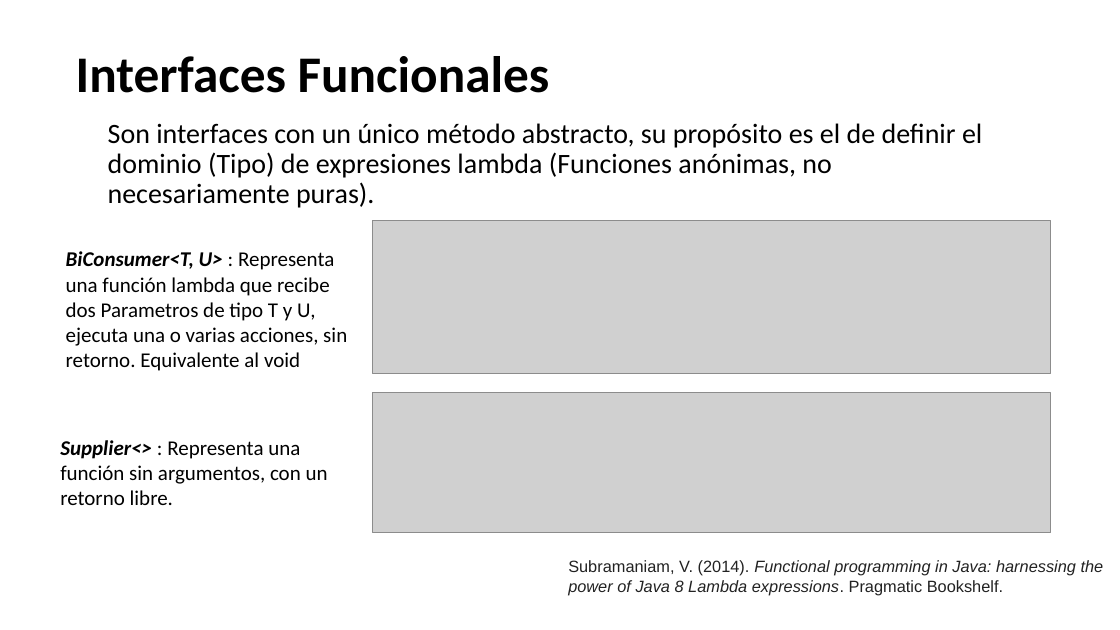
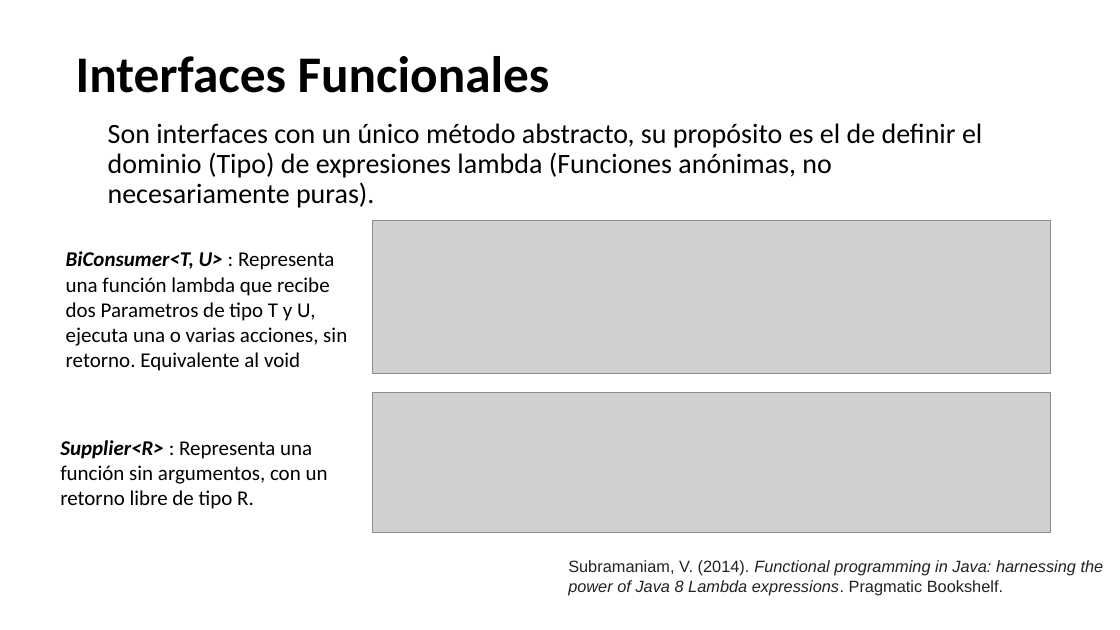
Before and after one commit to sc-martinez/JavaFunctionalShowCase, a slide deck: slide 7 of JavaFunctionalShowCase.pptx. Drawn at 1120x630 pixels with LibreOffice and Linux fonts; fonts in the diff are those of the drawing; grey boxes stand for pictures; background and template pictures are left out. Boxes give left, top, right and bottom in pixels: in the first picture for what was removed or moved away, otherwise in the second. Text is boxed around its words. In the diff, an @@ line names an element or a change of style, - is before the commit and + after.

```diff
--- a/JavaFunctionalShowCase.pptx
+++ b/JavaFunctionalShowCase.pptx
@@ text at bbox=[60, 440, 328, 509]: text changed @@
-Supplier<> : Representa una función sin argumentos, con un retorno libre.
+Supplier<R> : Representa una función sin argumentos, con un retorno libre de tipo R.
```
Also in this commit, not shown: 1 other slide changed, 2 other files.
